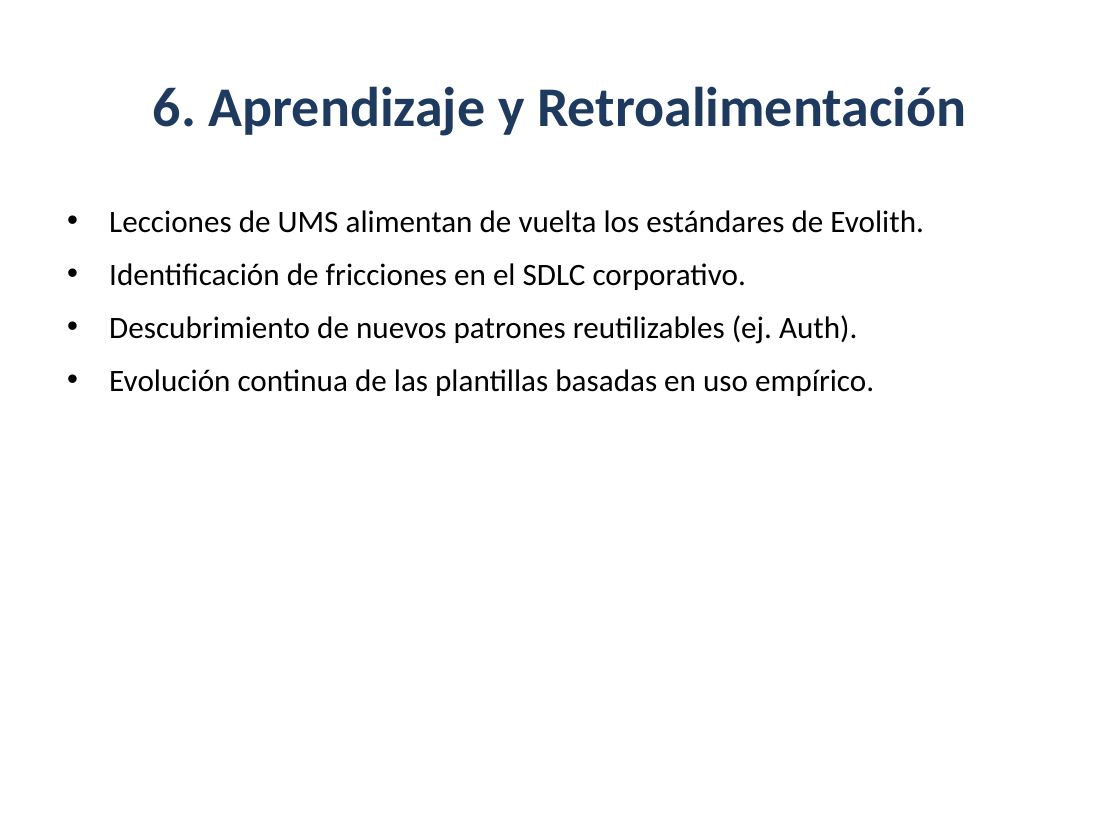
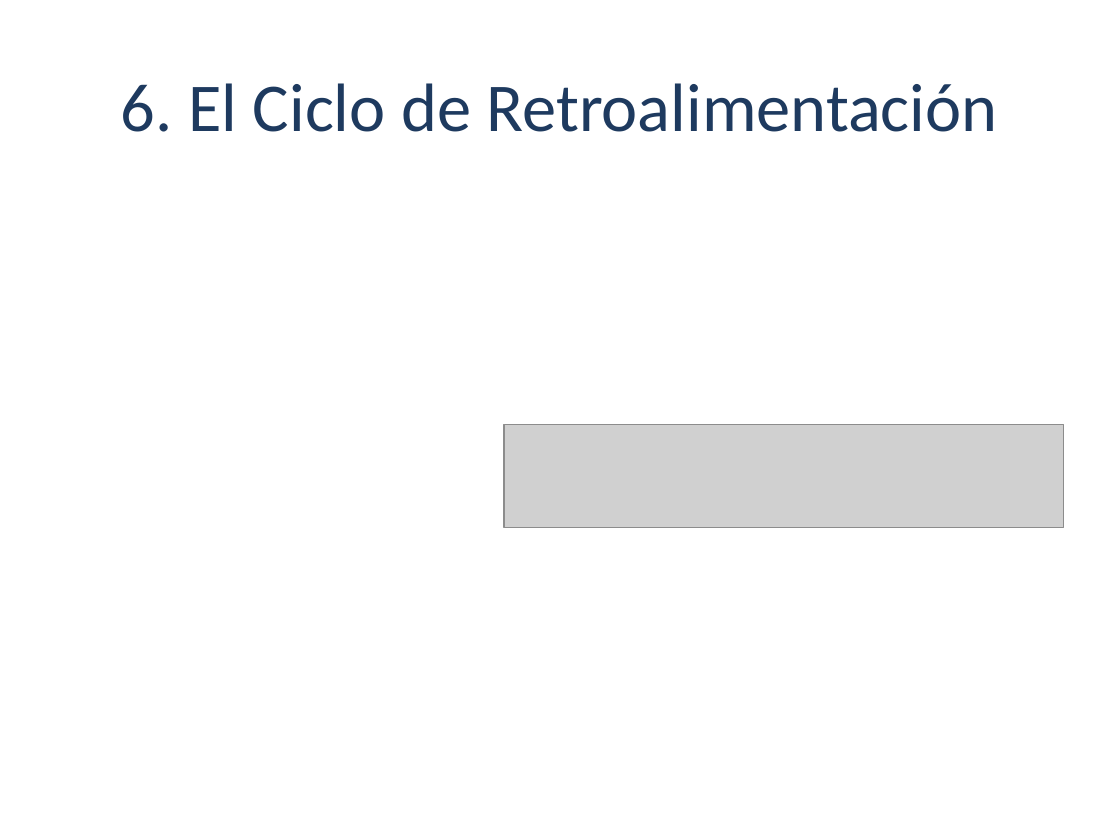
Before and after one commit to beyondnetcode/evolith_arch32, a slide deck: slide 7 of reference/governance/sdlc/assets/ums-evolith-reference-executive-deck.pptx. Drawn at 1120x840 pixels with LibreOffice and Linux fonts; fonts in the diff are those of the drawing; grey boxes stand for pictures. Boxes give left, top, right and bottom in pixels: in the first picture for what was removed or moved away, otherwise in the second. Text is boxed around its words. In the diff, an @@ line names an element or a change of style, - is before the commit and + after.

```diff
--- a/reference/governance/sdlc/assets/ums-evolith-reference-executive-deck.pptx
+++ b/reference/governance/sdlc/assets/ums-evolith-reference-executive-deck.pptx
@@ title at [121, 83, 998, 132]: text changed; size 36 to 44 pt; bold off @@
-6. Aprendizaje y Retroalimentación
+6. El Ciclo de Retroalimentación
@@ text removed at [109, 210, 924, 396] @@
-• Lecciones de UMS alimentan de vuelta los estándares de Evolith.
-• Identificación de fricciones en el SDLC corporativo.
-• Descubrimiento de nuevos patrones reutilizables (ej. Auth).
-• Evolución continua de las plantillas basadas en uso empírico.
@@ picture added at [504, 424, 1064, 528] @@
```
Also in this commit, not shown: 4 other slides changed, 3 slides added, 3 slides removed, 9 other files.
